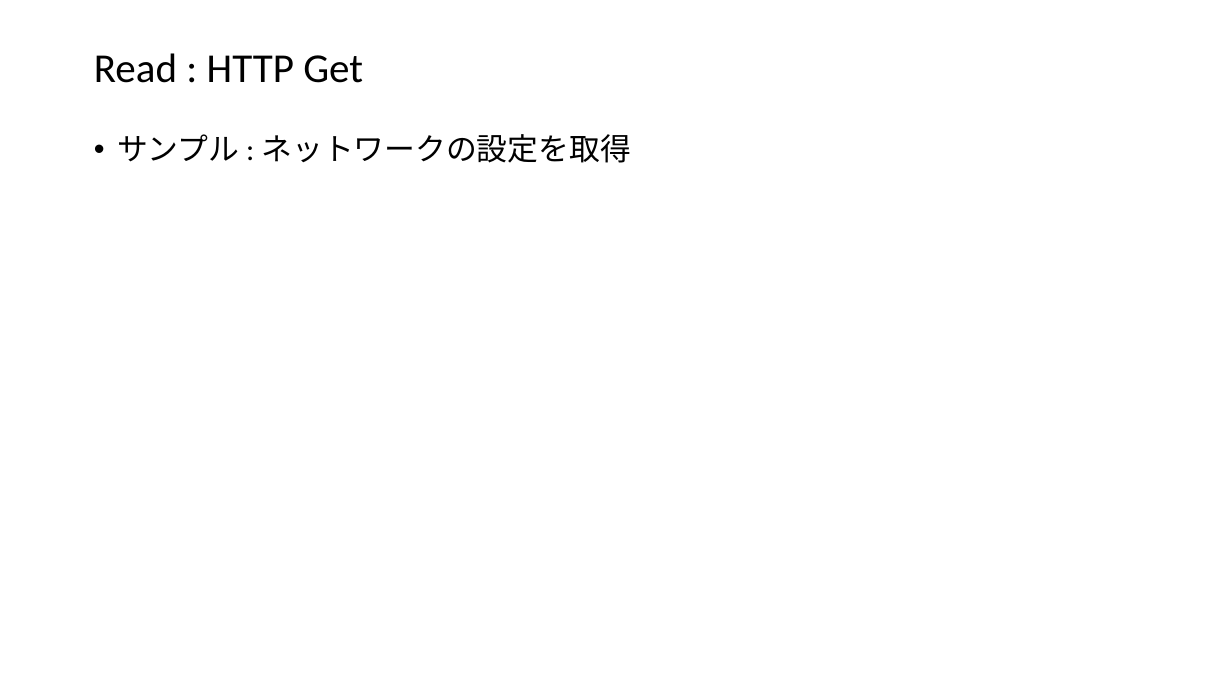
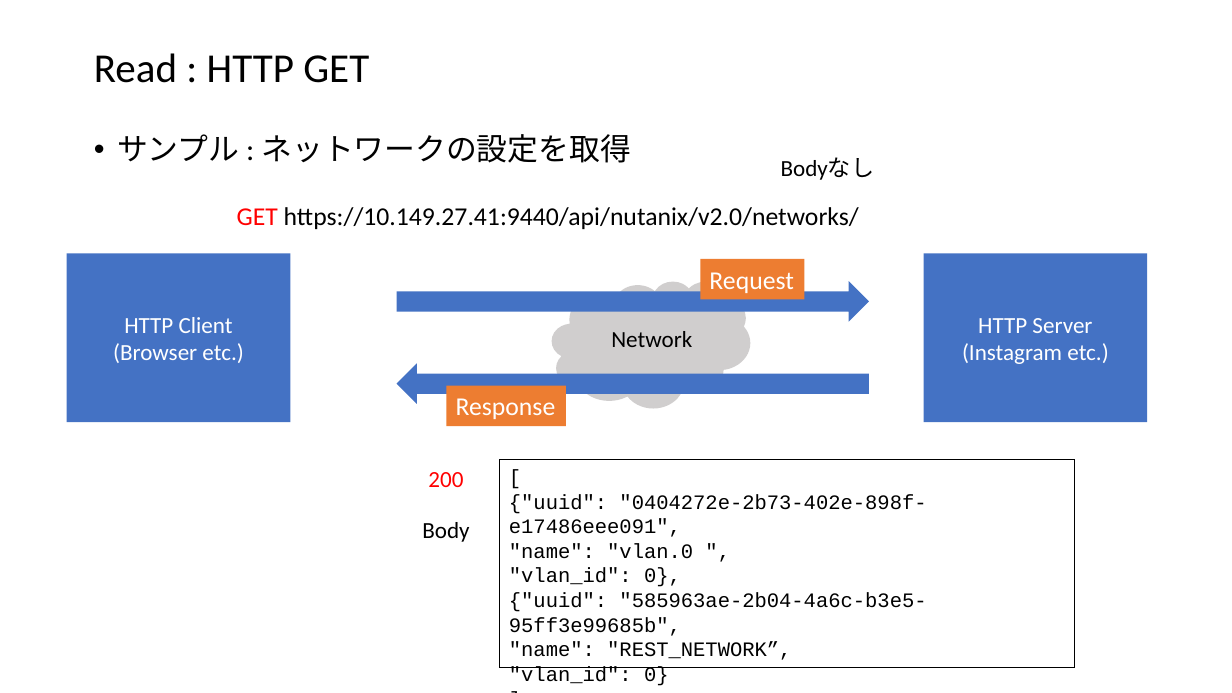
Before and after one commit to yuichi110/nutanix_restapi_bootcamp, a slide deck: slide 15 of lesson01.pptx. Drawn at 1232x693 pixels with LibreOffice and Linux fonts; fonts in the diff are those of the drawing. Boxes give left, top, right and bottom in pixels: in the first picture for what was removed or moved away, otherwise in the second. Text is boxed around its words. In the diff, an @@ line names an element or a change of style, - is before the commit and + after.

```diff
--- a/lesson01.pptx
+++ b/lesson01.pptx
@@ title at (94,53,369,83): text changed @@
-Read : HTTP Get
+Read : HTTP GET
@@ text added at (781,157,875,180), 18 pt, text #000000 @@
+Bodyなし
@@ text added at (237,207,859,229), 20 pt, text #000000 @@
+GET https://10.149.27.41:9440/api/nutanix/v2.0/networks/
@@ rectangle added at (67,253,290,421), fill #4472C4, 18 pt, text #FFFFFF @@
+HTTP Client
+(Browser etc.)
@@ rectangle added at (701,259,805,299), fill #ED7D31, 20 pt, text #FFFFFF @@
+Request
@@ rectangle added at (924,253,1148,421), fill #4472C4, 18 pt, text #FFFFFF @@
+HTTP Server
+(Instagram etc.)
@@ right arrow added at (396,281,869,322), fill #4472C4 @@
@@ cloud added at (552,281,750,408), fill #D0CECE @@
@@ text added at (611,331,692,347), 18 pt, text #000000 @@
+Network
@@ right arrow added at (396,363,869,404), fill #4472C4 @@
@@ rectangle added at (446,385,566,426), fill #ED7D31, 20 pt, text #FFFFFF @@
+Response
@@ text added at (428,472,463,487), 18 pt, text #FF0000 @@
+200
@@ rectangle added at (500,459,1074,668), outline #000000 0.75 pt, 16 pt, text #000000 @@
+[
+{"uuid": "0404272e-2b73-402e-898f-e17486eee091",
+"name": "vlan.0 ",
+"vlan_id": 0},
+{"uuid": "585963ae-2b04-4a6c-b3e5-95ff3e99685b",
+"name": "REST_NETWORK”,
+"vlan_id": 0}
+]
@@ text added at (422,522,469,542), 18 pt, text #000000 @@
+Body
```
Also in this commit, not shown: 13 other slides changed, 4 slides added, 7 other files.
